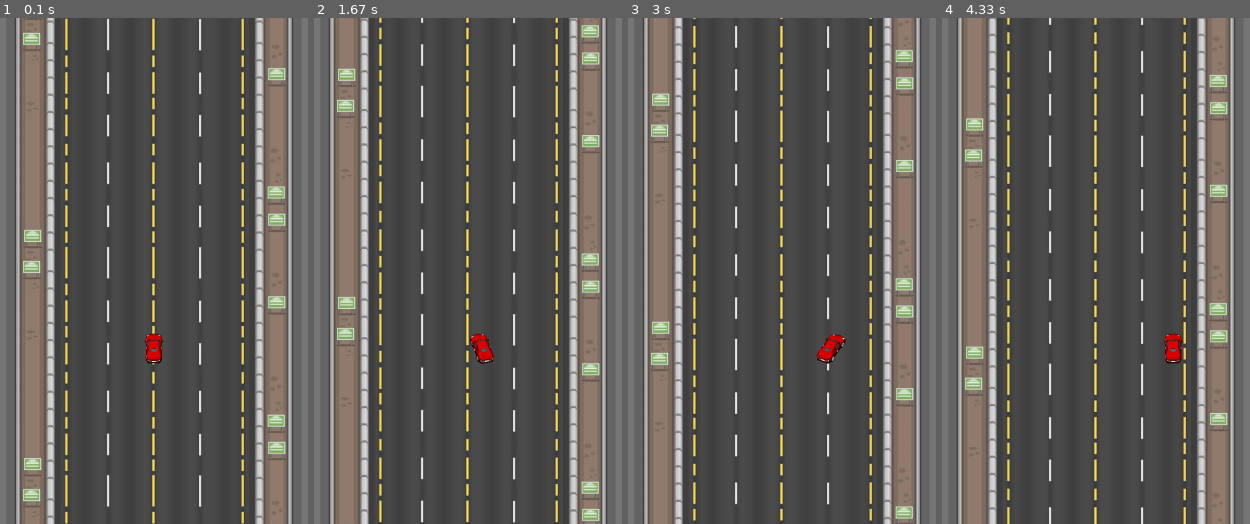
Above: before the commit, frames 1-4 (left to right).
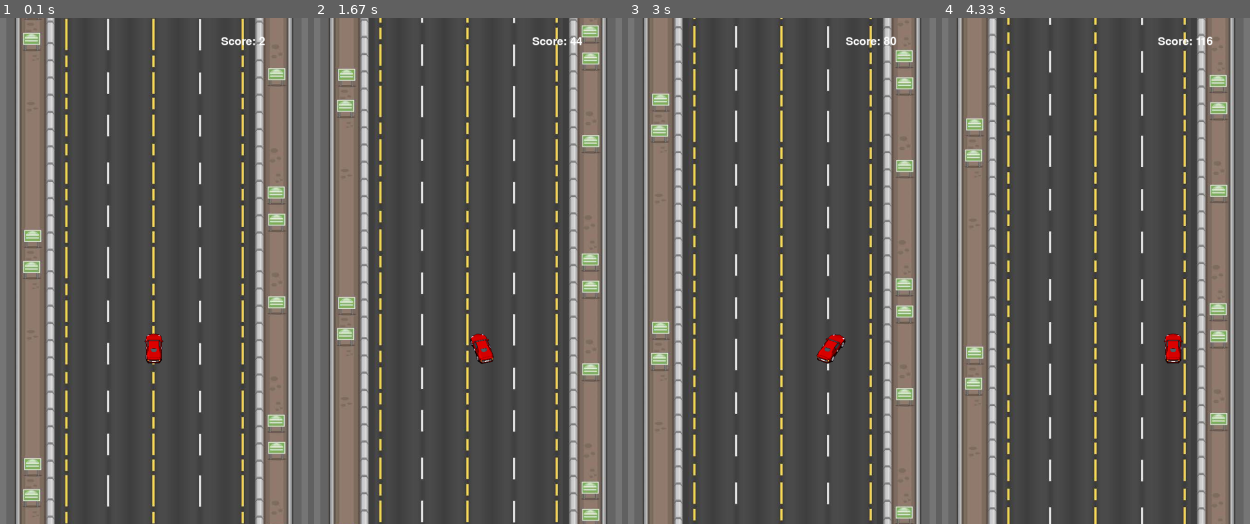
Above: after the commit, the same moments.

Repository: DarrenGuev/GameDevCars
Game: pygame game, started from main.py
The game is run twice, just before and just after one commit, with the same random seed, the same clock (stepped at 60 frames per second) and the same inputs.
Inputs:
- Up to frame 1 (0.1 s): no input
- Up to frame 2 (1.67 s): hold Right 0.33-0.8 s; hold Right 0.83-1.3 s; hold Left from 1.33 s (still down)
- Up to frame 3 (3 s): release Left at 1.87 s; hold Left 1.9-2.3 s; hold Right 2.33-2.97 s
- Up to frame 4 (4.33 s): hold Left 3-3.47 s; hold Right 3.5-3.97 s; hold Right from 4 s (still down)

The runs differ from the first frame. In frame 1, 0.1% of the frame differs, in the area x 71-87%, y 3-6%; in frame 2, 0.1%; in frame 3, 0.2%; in frame 4, 0.2%, in the area x 70-88%, y 3-6%.

Commit message:
5th commit

Diff:
--- a/main.py
+++ b/main.py
@@ -34,6 +34,11 @@
 
 # Calculate scroll speed
 scroll_speed = 15
+
+# UI Elements
+score = 0
+font = pygame.font.Font(None, 36)
+
 def redraw_game_window():
     # Fill screen with gray first to avoid artifacts
     win.fill((119, 119, 119))
@@ -55,6 +60,13 @@
             segment['y'] = min_y - background_height
 
     man.draw(win)
+
+    # Draw Score
+    score_text = font.render("Score: " + str(score), True, (255, 255, 255))
+    text_rect = score_text.get_rect()
+    text_rect.center = (screen_width // 2, 50)
+    win.blit(score_text, text_rect)
+
     pygame.display.update()
 
 # Main game loop
@@ -87,6 +99,9 @@
         man.right = False
         man.walkCount = 0
 
+    # Update Score (Example: Increase score over time)
+    score += 1
+
     redraw_game_window()
 
 # Quit
